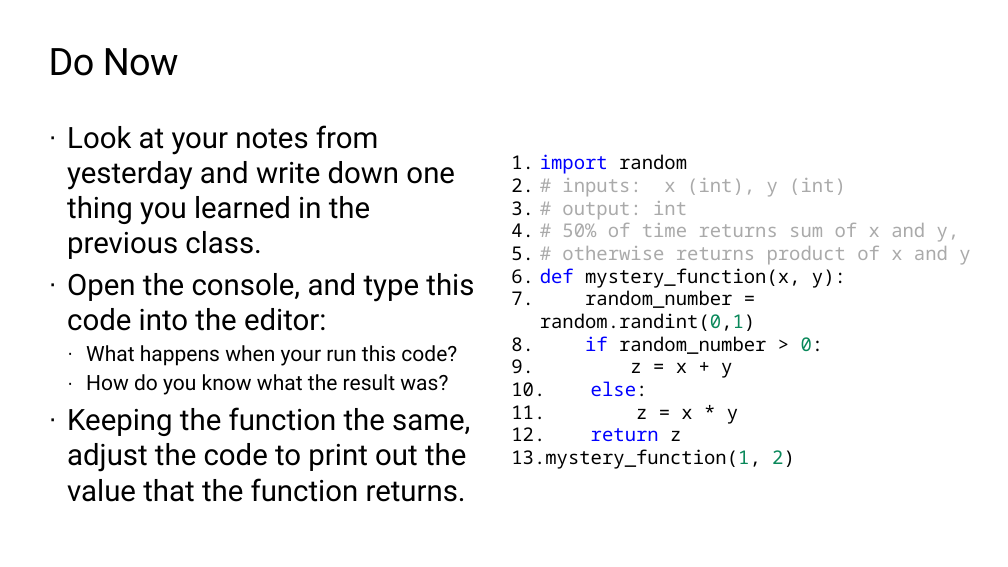
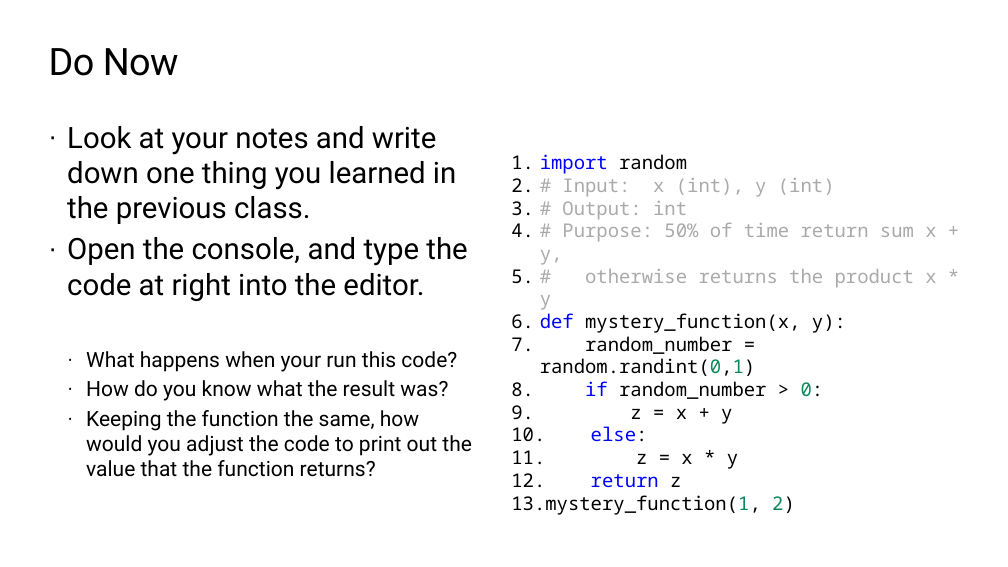
Before and after one commit to TEALSK12/2nd-semester-introduction-to-computer-science, a slide deck: slide 4 of units/3_unit/slidedecks/Intro Python 3.03 TEALS.pptx. Drawn at 1008x567 pixels with LibreOffice and Linux fonts; fonts in the diff are those of the drawing; background and template pictures are left out. Boxes give left, top, right and bottom in pixels: in the first picture for what was removed or moved away, otherwise in the second. Text is boxed around its words. In the diff, an @@ line names an element or a change of style, - is before the commit and + after.

Commit message:
Stack diagram+trace, other updates for Unit 3

```diff
--- a/units/3_unit/slidedecks/Intro Python 3.03 TEALS.pptx
+++ b/units/3_unit/slidedecks/Intro Python 3.03 TEALS.pptx
@@ text at [67,126,467,301]: text changed @@
-· Look at your notes from yesterday and write down one thing you learned in the previous class.
-· Open the console, and type this code into the editor:
+· Look at your notes and write down one thing you learned in the previous class.
+· Open the console, and type the code at right into the editor.
@@ text at [540,178,936,310]: text changed @@
-2. # inputs: x (int), y (int)
-3. # output: int
-4. # 50% of time returns sum of x and y,
-5. # otherwise returns product of x and y
+2. # Input: x (int), y (int)
+3. # Output: int
+4. # Purpose: 50% of time return sum x + y,
+5. # otherwise returns the product x * y
@@ text at [86,410,472,477]: text changed; size 28 to 20 pt @@
-· Keeping the function the same, adjust the code to print out the value that the function returns.
+  · Keeping the function the same, how would you adjust the code to print out the value that the function returns?
```
Also in this commit, not shown: 5 other slides changed, 11 other files.
